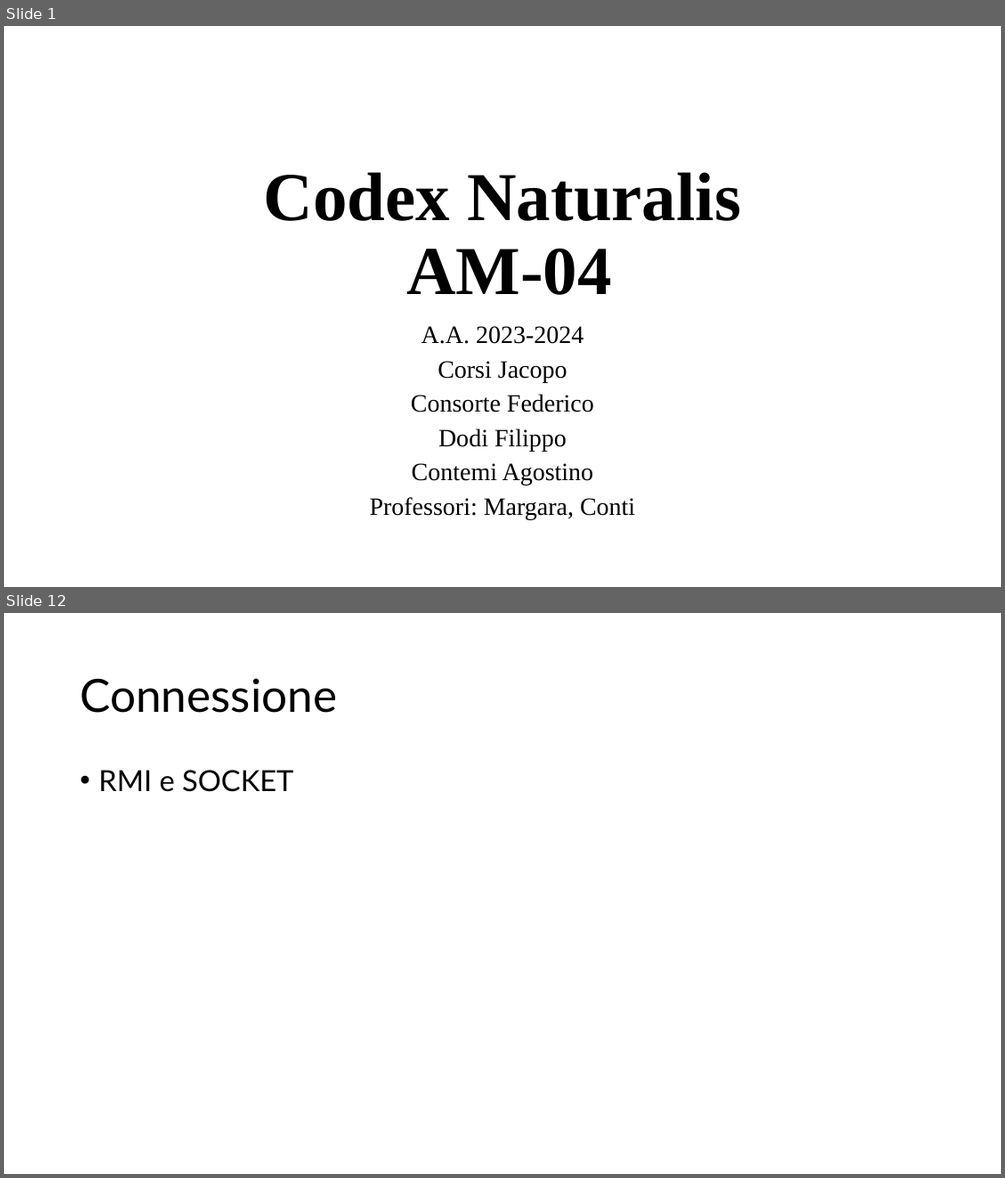
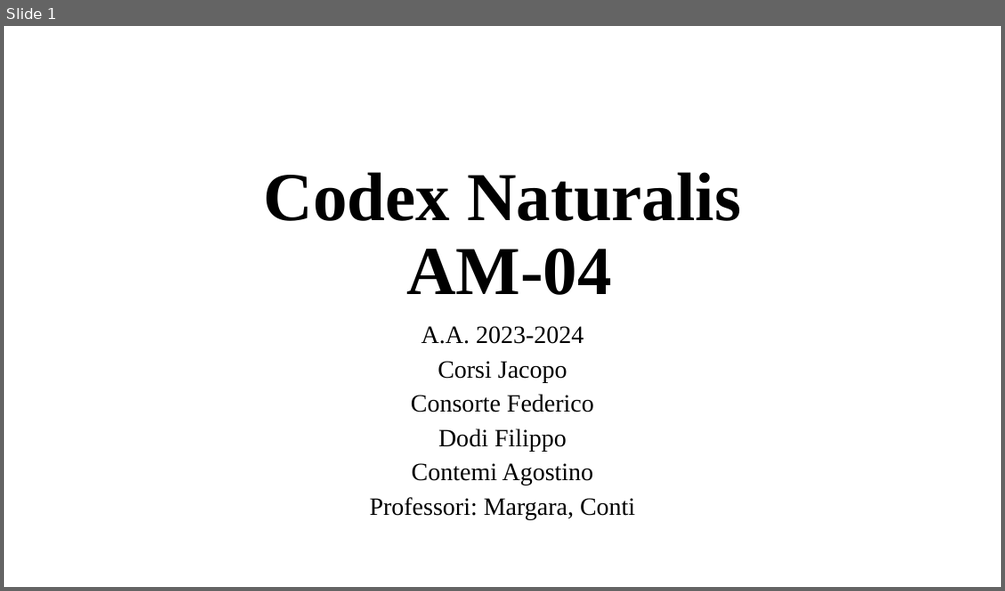
Before and after one commit to Ago19pc/IS24-AM04, a slide deck: deliveries/Codex Naturalis.pptx. Shown one above the other, each under a label of ours: slides 1 and 12 before the commit, slide 1 after it; the slides between them are not shown. The pictures are 1005x1178 and 1005x591 pixels, drawn with LibreOffice and Linux fonts; fonts in the diff are those of the drawing; background and template pictures are left out. Boxes give left, top, right and bottom in pixels: in the first picture for what was removed or moved away, otherwise in the second. Text is boxed around its words. In the diff, an @@ line names an element or a change of style, - is before the commit and + after.

```diff
--- a/deliveries/Codex Naturalis.pptx
+++ b/deliveries/Codex Naturalis.pptx
@@ slide 12 removed at (4, 613, 1001, 1174), background #FFFFFF @@
@@ title removed at (80, 678, 337, 713) @@
-Connessione
@@ text removed at (98, 770, 293, 792) @@
-• RMI e SOCKET
```
Also in this commit, not shown: 8 slides changed, 5 slides added, 3 other slides removed.
